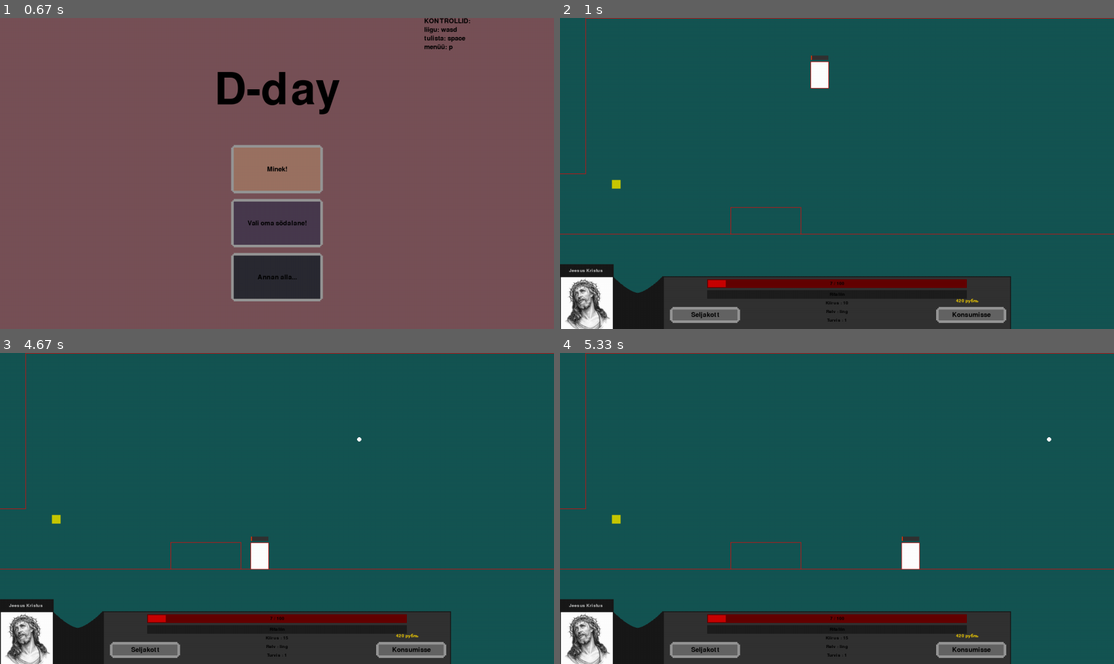
Above: before the commit, frames 1-4 (two rows, left to right).
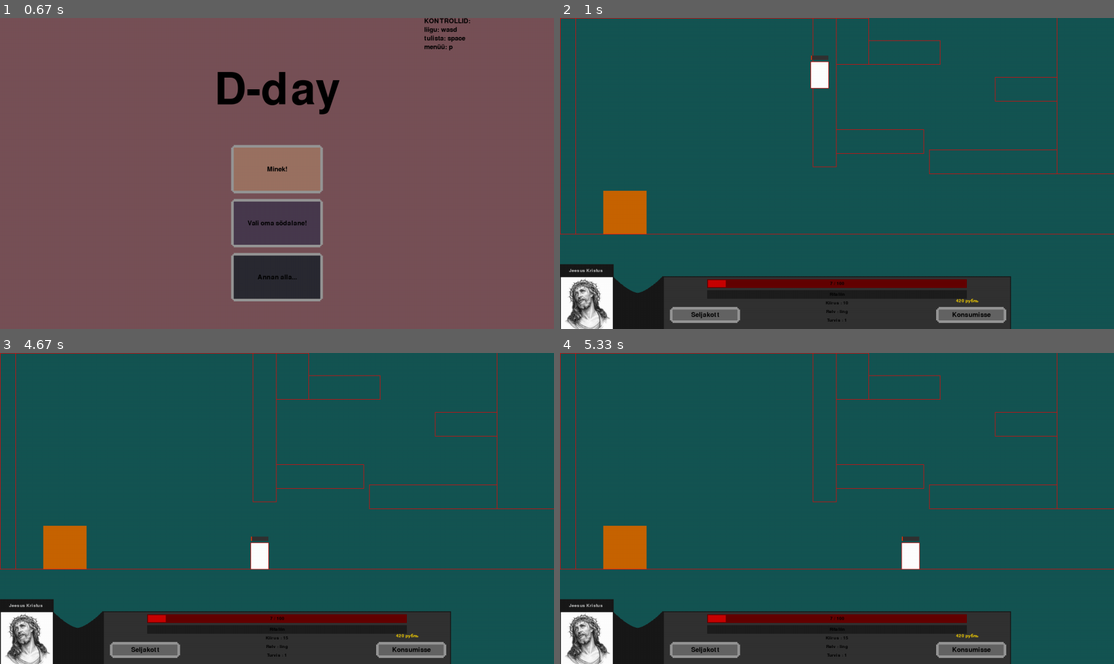
Above: after the commit, the same moments.

Repository: KarupoegPuhh/2020-projekt
Game: pygame game, started from MAIN.py
The game is run twice, just before and just after one commit, with the same random seed, the same clock (stepped at 60 frames per second) and the same inputs.
Inputs (mouse positions are in pixels of both pictures, inside the frame that each line leads up to):
- Up to frame 1 (0.67 s): no input
- Up to frame 2 (1 s): click (814, 185) at 0.88 s
- Up to frame 3 (4.67 s): tap Space at 1.17 s; click "Seljakott" at 1.55 s; click "Viigipüksid" at 1.88 s; click "Viigipüksid" at 2.22 s; click "Ling" at 2.55 s; click (105, 580) at 2.88 s; click (343, 536) at 3.22 s; click "Jätkan!" at 4.55 s
- Up to frame 4 (5.33 s): hold D 4.83-5.3 s

Frame 1 is identical in both runs. In frame 2, 2.2% of the frame differs, in the area x 0-100%, y 0-70%; in frame 3, 2.3%; in frame 4, 2.3%.

Commit message:
NPCd 3/4 töötavad (vaja ilusaks teha)

Diff:
--- a/ekraanid.py
+++ b/ekraanid.py
@@ -14,11 +14,12 @@
             -1:[Põrand(-18,1296,500,743),Põrand(0,1280,-49,-1),Põrand(0,47,174,500),Põrand(47,564,174,247),Põrand(564,614,174,374),Põrand(137,203,454,500),Põrand(-50,-1,0,174)]
         },
         1:{#korrus
+            1337:[Põrand(0,36,0,500),Põrand(584,638,-16,344),Põrand(959,1148,305,360),Põrand(638,840,258,313),Põrand(1005,1148,137,192),Põrand(713,878,52,107),Põrand(1148,1280,-7,360),Põrand(36,713,-27,0),Põrand(1021,1280,-27,-1),Põrand(-23,1300,500,735),Põrand(638,713,-7,107)],
             5:[Põrand(0,1280,500,720),Põrand(1204,2280,360,500),Põrand(523,570,0,391),Põrand(290,327,290,360),Põrand(145,290,290,327),Põrand(129,145,290,500),Põrand(0,1280,0,1)],
             4:[Põrand(0,1280,500,720),Põrand(938,975,288,358),Põrand(975,1120,288,327),Põrand(1120,1136,288,500),Põrand …(181 unchanged characters)…
             3:[Põrand(910,1280,500,720),Põrand(0,640,500,720),Põrand(226,799,300,320),Põrand(1134,1374,96,163),Põrand(0,1280,0,1),Põrand(0,15,-9,351),Põrand(820,1114,712,741)],
             2:[Põrand(-23,1300,500,735),Põrand(0,132,0,360),Põrand(1123,1280,-12,348)],
-            1:[Põrand(0,36,0,500),Põrand(584,638,-16,344),Põrand(959,1148,305,360),Põrand(638,840,258,313),Põrand(1005,1148,137,192),Põrand(713,878,52,107),Põrand(1148,1280,-7,360),Põrand(36,713,-27,0),Põrand(1021,1280,-27,-1),Põrand(-23,1300,500,735),Põrand(638,713,-7,107)],
+            1:[Põrand(0, 36, 0, 500), Põrand(584, 638, -16, 344), Põrand(853, 1148, 305, 360), Põrand(638, 840, 258, 313), Põrand(1005, 1148, 137, 192), Põrand(713, 878, 52, 107), Põrand(1148, 1280, -7, 360), Põrand(36, 713, -27, 0), Põrand(1021, 1280, -27, -1), Põrand(-23, 1300, 500, 735), Põrand(638, 713, -7, 107)],
             6:[Põrand(353,473,505,551),Põrand(1031,1151,505,551),Põrand(845,965,360,406),Põrand(487,607,360,406),Põrand(650,770,213,259),Põrand(-31,96,360,500),Põrand(0,1280,0,1)]
         },
         2:{
@@ -38,7 +39,7 @@
 
 def vastaste_loomine():
     return {0:{#korrus
-        0:[Vampiir(200, 500, 75, 50, 5, 8, 3, (200,0,0), 300, 0.1), Preester(100, 500, 50, 50, 4, 2, 1, (50,50,50), 2, 3, 0.5)],
+        0:[Vampiir(200, 500, 75, 50, 5, 8, 3, (200,0,0), 300, 0.1)],
         1:[],
         2:[Jälitaja(900, 250, 40, 40, 6, 20, 1,(0,0,200))],
         3:[]
@@ -47,7 +48,11 @@
 
 def itemite_loomine():
     return {0:{#korrus
+        -1: [NPC_inimene(100, 500, 30, 60, (200,200,0),["Kuidas ma saan kasulik olla?", "Tere, mina olen klienditeenindaja...", "Minu käest saab osta asju...", "Relvi, rõivaid ja midagi hamba alla..."])],
         1:[Item(120, 395, 20, 20, maailm.kasukas, "Sa leidsid rõivaid!", (200,200,0))],
         2:[Item(410, 245, 30, 50, maailm.railgun, "Sa leidsid relva!", (191,0,255))]
+        },
+        1:{1:[NPC_arvut(100, 500, 100, 100, (200,100,0),None)]
+
         }
         }
--- a/maailm.py
+++ b/maailm.py
@@ -3,14 +3,19 @@
 from player import *
 from vastased import *
 from ekraanid import *
-
+global pole_sein_p, pole_sein_v
+global Tom
+global kuulid, vastased, põrandad, rahad, itemid
+global hernepüss, kartulikahur, ling, railgun
+global kasukas, kiiver, püksid, sandaalid
+global ritaliin, ritaliin_cd
 
 def surm():
     psurm.play()
     pg.mixer.music.stop()
     #Väike paus ja ütleb, et surid
     TextSurf, TextRect = text_objects("Sa said surma...lol", mediumText)
-    TextRect.center = ((laius // 2), (170))
+    TextRect.center = ((laius // 2), 170)
     aken.blit(TextSurf, TextRect)
     pg.display.update()
     pg.time.wait(3000)
@@ -154,10 +159,10 @@
     itemid = None
 
     #Relvad
-    ling = Relvad(2, 30, 5, (255,255,255), 15, 1, True,"ling", "Walter PPK")
-    hernepüss = Relvad(1, 5, 3, (0,255,0), 20, 0, False,"hernepüss", "AK-47")
-    kartulikahur = Relvad(20, 40, 10, (161,127,27), 13, 0, False,"kartulikaur", "Käsikahur")
-    railgun = Relvad(0.2, 0, 20, (4,217,255),10 , 0, False,"midagi erakordset", "EMP gun")
+    ling = Relvad(2, 30, 5, (255,255,255), 15, True,"ling", "Walter PPK")
+    hernepüss = Relvad(1, 5, 3, (0,255,0), 20, False,"hernepüss", "AK-47")
+    kartulikahur = Relvad(20, 40, 10, (161,127,27), 13, False,"kartulikaur", "Käsikahur")
+    railgun = Relvad(0.2, 0, 20, (4,217,255), 10, False,"midagi erakordset", "EMP gun")
     #Varustus
     kasukas = Varustus(0, 5, False, False, "Abramovi vammus")
     kiiver = Varustus(1, 2, False, False, "Näomask")
@@ -181,7 +186,7 @@
     global screenid
     global vastased_ekraanis
     screen = 1
-    screen_y = 0
+    screen_y = 1
     screenid = screenide_loomine()
     vastased_ekraanis = vastaste_loomine()
     itemid_ekraanis = itemite_loomine()
@@ -408,18 +413,18 @@
 
     vaheta_ekraani()
 
-    global ex1
-    global ey1
-    ex1 = Tom.x
-    ey1 = Tom.y
+    global klahv
 
     #main loop
     while True:
         #exit
+        klahv = None
         for event in pg.event.get():
             if event.type == pg.QUIT:
                 pg.quit()
                 quit()
+            if event.type == pg.KEYDOWN:
+                klahv = event.key
 
         #KUULID
         if True: #lihtsalt et saaks collapsida seda
--- a/player_lisad.py
+++ b/player_lisad.py
@@ -1,4 +1,4 @@
-import pygame as pg
+import maailm
 from abi import *
 
 class Kuul:
@@ -34,7 +34,7 @@
         pg.draw.circle(aken, (255,215,0), (self.x , self.y), 5)
 
 class Relvad:
-    def __init__(self, dmg, cd, raadius, värv, vel, equipped, unlocked, nimi, nimi_data):
+    def __init__(self, dmg, cd, raadius, värv, vel, unlocked, nimi, nimi_data):
         self.dmg = dmg
         self.cd = cd
         self.raadius = raadius
@@ -87,8 +87,110 @@
     def unlocked_sõnum(self):
         aeg = pg.time.get_ticks()
         if self.asi.unlocked and self.aeg + 2000 >= aeg:
-            #self.aeg += 1
             TextSurf, TextRect = text_objects(self.tekst, largeText)
-            TextRect.center = ((laius // 2), (170))
+            TextRect.center = ((laius // 2), 170)
             aken.blit(TextSurf, TextRect)
             pg.display.update()
+
+nupp_all = False
+class NPC():
+    def __init__(self, x, y, laius, kõrgus, värv, tekst):
+        self.x = x
+        self.y = y - kõrgus
+        self.laius = laius
+        self.kõrgus = kõrgus
+        self.värv = värv
+        self.räägitud = False
+        self.tekst = tekst
+        self.page = 1
+        self.i = 1
+
+    def draw(self):
+        pg.draw.rect(aken, self.värv, (self.x, self.y, self.laius, self.kõrgus))
+        self.NPC_räägib()
+
+    def NPC_räägib(self):
+        pass
+
+
+class NPC_inimene(NPC):
+    def __init__(self, x, y, laius, kõrgus, värv, tekst):
+        NPC.__init__(self, x, y, laius, kõrgus, värv, tekst)
+
+    def NPC_räägib(self):
+        global nupp_all
+        if self.x + self.laius + 200 > (
+                maailm.Tom.x + maailm.Tom.laius / 2) > self.x - 200 and self.y < maailm.Tom.y + maailm.Tom.pikkus / 2 < self.y + self.kõrgus:
+            if self.page <= len(self.tekst) and self.räägitud == False:
+                pg.draw.rect(aken, (50, 50, 50), (laius / 2 - 300, 0, 600, 200))
+                TextSurf, TextRect = text_objects((self.tekst[self.page])[0:self.i], menu_head2Text)
+                TextRect.center = (laius / 2, 100)
+                aken.blit(TextSurf, TextRect)
+                self.i += 1
+
+                keys = pg.key.get_pressed()
+                if keys[pg.K_n]:
+                    nupp_all = True
+                if nupp_all == True and keys[pg.K_n] == False:
+                    self.page += 1
+                    self.i = 1
+                    nupp_all = False
+                if self.page == len(self.tekst):
+                    self.räägitud = True
+            else:
+                pg.draw.rect(aken, (50, 50, 50), (laius / 2 - 300, 0, 600, 200))
+                TextSurf, TextRect = text_objects(self.tekst[0], menu_head2Text)
+                TextRect.center = (laius / 2, 100)
+                aken.blit(TextSurf, TextRect)
+
+class NPC_arvut(NPC):
+    def __init__(self, x, y, laius, kõrgus, värv, tekst):
+        NPC.__init__(self, x, y, laius, kõrgus, värv, tekst)
+        self.kasutaja_parool = []
+        self.tekst = "Sisestage parool!"
+        self.aeg = 0
+        self.access = False
+
+    def hacking(self):
+        aeg = pg.time.get_ticks()
+        parool = [pg.K_2, pg.K_0, pg.K_2, pg.K_0]
+        if len(self.kasutaja_parool) > 4:
+            self.kasutaja_parool = []
+        if maailm.klahv != None and self.access == False:
+            self.kasutaja_parool.append(maailm.klahv)
+            if len(self.kasutaja_parool) == len(parool):
+                if self.kasutaja_parool == parool:
+                    self.tekst = "Juurdepääs lubatud!"
+                    self.värv = (0,255,0)
+                    self.access = True
+                    maailm.screenid[1][1] = maailm.screenid[1][1337]
+                    maailm.põrandad = maailm.screenid[1][1337]
+                    #Siia animatsioonid
+                else:
+                    self.tekst = "Vale parool!"
+                    self.värv = (255,0,0)
+                    self.aeg = pg.time.get_ticks()
+        if self.aeg != 0:
+            if self.aeg + 2000 <= aeg:
+                self.kasutaja_parool = []
+                self.tekst = "Sisestage parool!"
+                self.aeg = 0
+
+
+
+
+
+    def NPC_räägib(self):
+        if self.x + self.laius + 200 > (maailm.Tom.x + maailm.Tom.laius / 2) > self.x - 200 and self.y < maailm.Tom.y + maailm.Tom.pikkus / 2 < self.y + self.kõrgus:
+            self.hacking()
+
+            pg.draw.rect(aken, (50, 50, 50), (200 , 100, laius - 400, kõrgus - 200))
+            pg.draw.rect(aken, (50, 50, 50), (laius/2 - 200, 400, 400, 200))
+            #Parooli display
+            parool_ekraanil = "* " * len(self.kasutaja_parool)
+            TextSurf, TextRect = text_objects(parool_ekraanil, menu_head2Text)
+            TextRect.center = (laius / 2, 500)
+            aken.blit(TextSurf, TextRect)
+            TextSurf, TextRect = text_objects(self.tekst, menu_head2Text)
+            TextRect.center = (laius / 2, 300)
+            aken.blit(TextSurf, TextRect)
--- a/pood_invnet.py
+++ b/pood_invnet.py
@@ -248,7 +248,7 @@
         if maailm.hernepüss.unlocked == True:
             nupu_hover_txt(maailm.hernepüss, 780, 250, 200, 70, (200,200,200))
         if maailm.kartulikahur.unlocked == True:
-            nupu_hover_txt(maailm.kartulikahur, 70, 430, 200, 70, 70, (21,244,238))
+            nupu_hover_txt(maailm.kartulikahur, 70, 430, 200, 70, (21,244,238))
         if maailm.railgun.unlocked == True:
             nupu_hover_txt(maailm.railgun, 1005, 430, 200, 70, (191,0,255))
         #Riided
